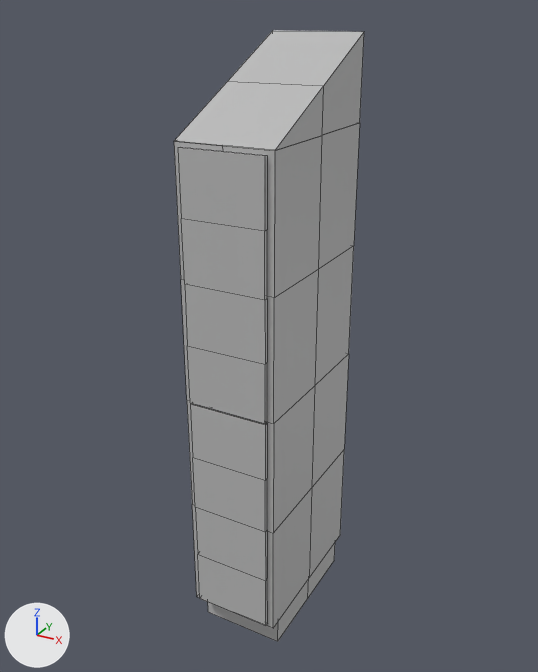
Before and after pictures for a commit that changed the FBX model Maya Project Files/Env/Exports/Barracks/Locker_01_SM_Low.fbx.
The view is the same before and after, from a camera (50 mm lens) standing at (4.0, -7.35, 7.11) and looking at (-0.08, 0.07, 3.39). The lights are fixed; the arrows at lower left show +X, +Y and +Z. Mesh edges are drawn as thin lines. Where no turn or scale is listed for an object, it has been applied to the vertices.

In view in the first picture: 'BarracksLockers:LockerBase2', 'BarracksLockers:SmallPannel4', 'BarracksLockers:SmallPannel_Mocup4', 'BarracksLockers:Top2', 'BarracksLockers:pCube3'.
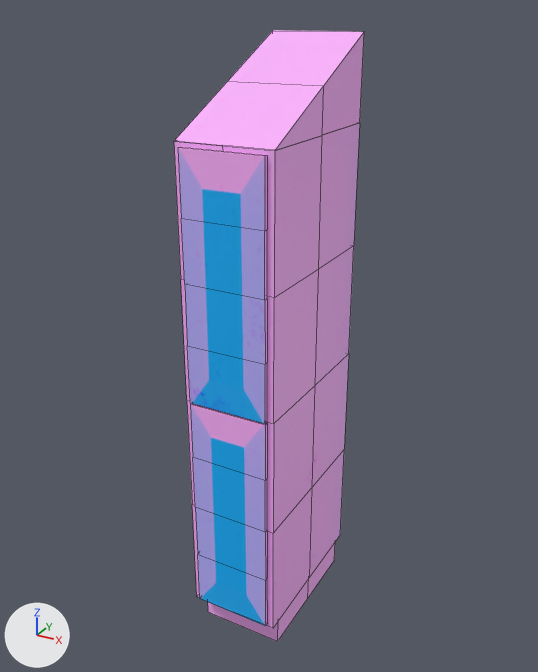
Where the newer file only moved an object's origin or applied its transform, the numbers keep the older frame.

Location of each change, [x1, y1, x2, y2] in pixels of the pictures (538 x 672 px):
'BarracksLockers:pCube3', recoloured, surface changed (grey to pink)
    both: [174, 123, 360, 628]
'BarracksLockers:SmallPannel_Mocup4', recoloured, surface changed (grey to blue)
    both: [178, 147, 267, 424]
'BarracksLockers:Top2', recoloured, surface changed (grey to pink)
    both: [175, 30, 364, 150]
'BarracksLockers:SmallPannel4', recoloured, surface changed (grey to blue)
    both: [190, 403, 268, 626]
part 1 of me_mesh_002, recoloured (grey to pink)
    both: [208, 543, 335, 641]

What changed in the scene script:
```text
Add img_occlusionroughnessmetallic_png:
    img_occlusionroughnessmetallic_png = load_image('OcclusionRoughnessMetallic.png', '_unpacked/OcclusionRoughnessMetallic.png', 2048, 2048, 'sRGB')
Add mat_metal_ts:
    mat_metal_ts = principled_material('Metal_TS')
    mat_metal_ts.texture = img_occlusionroughnessmetallic_png
Add mat_pasted__metal_ts:
    mat_pasted__metal_ts = principled_material('pasted__Metal_TS')
    mat_pasted__metal_ts.texture = img_occlusionroughnessmetallic_png
Change me_mesh_003:
    where me_mesh_003.from_pydata(...)  # 20 vertices, 14 faces; spans x -0.5..0.5, y -1.05..-1.0, z -0.02..2.9
    used by ob_barrackslockers_smallpannel_mocup4; location = (0.0, -0.02, 2.92)
    remove me_mesh_003.materials.append(mat_atlas_01_mat)  # grey #bcbcbc
    me_mesh_003 part 2: texture (UV) coordinates of 14 of 14 faces, centred in x -0.5..0.5, y -1.05..-1.02, z -0.02..2.9, changed; they spanned u 0.51..0.61, v 0.68..0.96 and now span u 0.35..1.0, v 0.1..0.62
    add me_mesh_003.materials.append(mat_metal_ts)  # picture img_occlusionroughnessmetallic_png
Change me_mesh_002:
    used by ob_barrackslockers_lockerbase2; location = (0.0, 0.08, -0.27)
    remove me_mesh_002.from_pydata(...)  # 12 vertices, 8 faces; spans x -0.54..0.54, y -0.9..0.9, z -0.25..0.25
    add me_mesh_002.from_pydata(...)  # 12 vertices, 6 faces; spans x -0.54..0.54, y -0.9..0.9, z -0.25..0.25
    me_mesh_002 part 1: 6 faces spanning x -0.54..0.54, y -0.9..0.9, z -0.25..0.25 switch from mat_atlas_01_mat (grey #bcbcbc) to mat_metal_ts (picture img_occlusionroughnessmetallic_png)
Change me_mesh:
    where me_mesh.from_pydata(...)  # 35 vertices, 28 faces; spans x -0.58..0.58, y -1.05..1.05, z -2.99..2.99
    used by ob_barrackslockers_pcube3; location = (0.0, 0.03, 2.89)
    remove me_mesh.materials.append(mat_atlas_01_mat)  # grey #bcbcbc
    me_mesh part 4: texture (UV) coordinates of 28 of 28 faces, centred in x -0.58..0.58, y -1.05..1.05, z -2.24..2.24, changed; they spanned u 0.01..0.56, v 0.01..0.61 and now span u 0.19..0.81, v 0.01..0.23
    add me_mesh.materials.append(mat_metal_ts)  # picture img_occlusionroughnessmetallic_png
Change me_mesh_004:
    where me_mesh_004.from_pydata(...)  # 20 vertices, 14 faces; spans x -0.5..0.5, y -1.05..-1.0, z -0.05..2.87
    used by ob_barrackslockers_smallpannel4; location = (0.0, -0.02, 0.0)
    remove me_mesh_004.materials.append(mat_atlas_01_mat)  # grey #bcbcbc
    me_mesh_004 part 3: texture (UV) coordinates of 14 of 14 faces, centred in x -0.5..0.5, y -1.05..-1.02, z -0.05..2.87, changed; they spanned u 0.82..0.92, v 0.6..0.88 and now span u 0.0..0.65, v 0.1..0.62
    add me_mesh_004.materials.append(mat_pasted__metal_ts)  # picture img_occlusionroughnessmetallic_png
Change me_mesh_001:
    where me_mesh_001.from_pydata(...)  # 10 vertices, 7 faces; spans x -0.58..0.58, y -1.05..1.05, z -0.5..0.5
    used by ob_barrackslockers_top2; location = (0.0, 0.03, 6.37)
    remove me_mesh_001.materials.append(mat_atlas_01_mat)  # grey #bcbcbc
    me_mesh_001 part 5: texture (UV) coordinates of 7 of 7 faces, centred in x -0.58..0.58, y -0.52..1.05, z -0.33..0.25, changed; they spanned u 0.57..0.98, v 0.01..0.87 and now span u 0.33..0.67, v 0.06..0.18
    add me_mesh_001.materials.append(mat_metal_ts)  # picture img_occlusionroughnessmetallic_png
```
